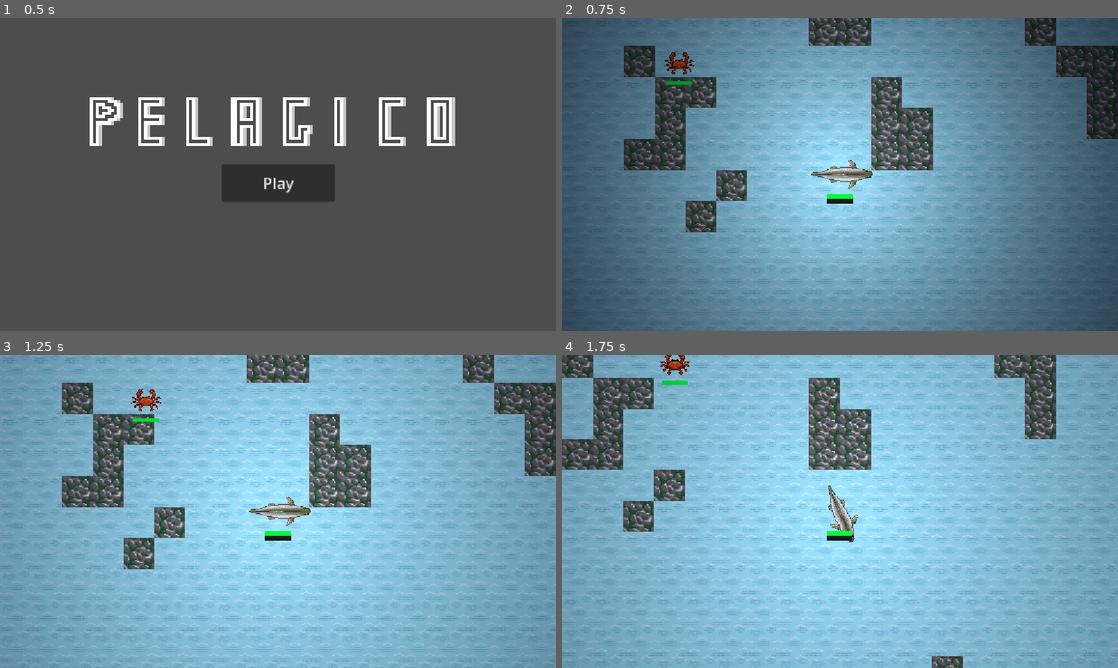
Above: before the commit, frames 1-4 (two rows, left to right).
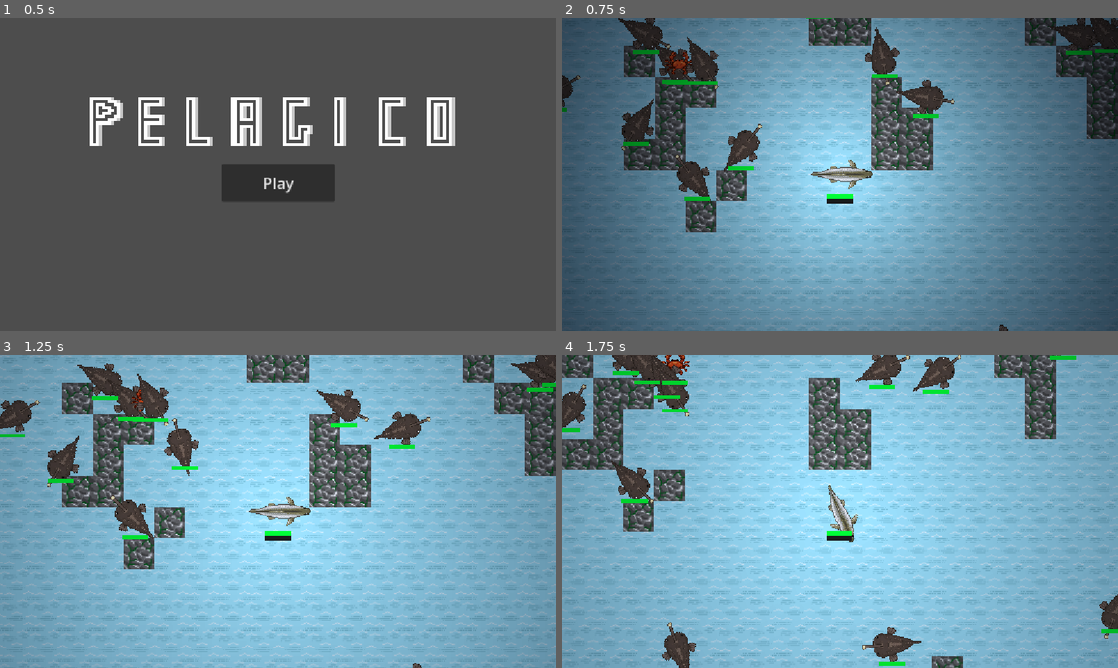
Above: after the commit, the same moments.

Repository: vincentchen18/Pelagico
Game: Godot game, scene res://menu.tscn
Two runs of this game, one before a commit and one after it. Both use one fixed random seed, a clock stepped at 60 frames per second and the inputs below.
Inputs (mouse positions are in pixels of both pictures, inside the frame that each line leads up to):
- Up to frame 1 (0.5 s): no input
- Up to frame 2 (0.75 s): click "Play" at 0.5 s
- Up to frame 3 (1.25 s): no input
- Up to frame 4 (1.75 s): tap Enter at 1.25 s; move the mouse to (962, 495) at 1.27 s; hold Right (right) from 1.28 s (still down); tap F (dash) at 1.35 s; click (962, 495) at 1.42 s

Frame 1 is identical in both runs. In frame 2, 5.1% of the frame differs, in the area x 0-100%, y 0-100%; in frame 3, 5.2%; in frame 4, 4.7%.

Commit message:
start anglerfish (still broken rn );)

Diff:
--- a/Scripts/tile_map_layer.gd
+++ b/Scripts/tile_map_layer.gd
@@ -3,6 +3,8 @@
 var walltilepos = Vector2i(1,2)
 const CRAB = preload("res://enemys/crab.tscn")
 const SARDINE = preload("res://enemys/sardine.tscn")
+const ANGLERFISH = preload("res://enemys/anglerfish.tscn")
+
 const CRAB_CHANCE = 0.05
 const SARDINE_CHANCE = 0.04
 var worldmap: Dictionary = {}
@@ -12,6 +14,7 @@
 var world_seed := 0
 @export var player: Node2D
 @export var unload_dist := 4
+
 func _ready() -> void:
 	world_seed = randi()   # hardcode a fixed int here for a reproducible world
 	noise.noise_type = FastNoiseLite.TYPE_SIMPLEX
@@ -99,6 +102,7 @@
 		0:
 			pass
 		1:
+			if 1 == 1: spawn(ANGLERFISH, cell)
 			if cell_rng(globalx, globaly, 1).randf() < CRAB_CHANCE: spawn(CRAB, cell)
 		2:
 			if cell_rng(globalx, globaly, 1).randf() < CRAB_CHANCE: spawn(CRAB, cell)
--- /dev/null
+++ b/enemys/anglerfish.gd
@@ -0,0 +1,111 @@
+extends CharacterBody2D
+@export var speed := 50.0
+@export var scale_mult := 1.0
+@export var min_zone := 1
+@export var max_zone := 2
+@export var school_radius := 90.0
+@export var separation_dist := 24.0
+@export var turn_rate := 2.0
+@export var flee_radius := 150.0
+@export var flee_time := 0.8
+@export var flee_mult := 1.6
+
+@onready var sprite: AnimatedSprite2D = $AnimatedSprite2D
+@onready var healthbar = $health
+@onready var terrain = get_node("/root/ocean/TileMapLayer")
+@onready var player = get_node_or_null("/root/ocean/Player")
+
+@export var max_health := 200.0
+@export var damage := 50.0
+@export var hit_interval := 0.5
+var hit_cd := 0.0
+@export var regen_delay := 8.0
+@export var regen_amt := 0.1
+var since_hit := 999.0
+
+var heading := Vector2.RIGHT
+var flee_timer := 0.0
+var flee_dir := Vector2.RIGHT
+
+func hit(amount):
+	healthbar.take_damage(amount)
+	since_hit = 0.0
+	flee_timer = flee_time
+	if healthbar.health <= 0:
+		die()
+
+func _ready() -> void:
+	healthbar.max_health = max_health
+	healthbar.health = max_health
+	healthbar.update_bar()
+	scale = Vector2.ONE * scale_mult
+	add_to_group("enemy")
+	add_to_group("anglerfish")
+	heading = Vector2.RIGHT.rotated(randf_range(0, TAU))
+
+func _physics_process(delta: float) -> void:
+	since_hit += delta
+	if since_hit >= regen_delay and healthbar.health < healthbar.max_health:
+		healthbar.heal(healthbar.max_health * regen_amt * delta)
+
+	flee_timer = max(flee_timer - delta, 0.0)
+
+	if player and global_position.distance_to(player.global_position) < flee_radius:
+		flee_dir = (global_position - player.global_position).normalized()
+		flee_timer = flee_time
+
+	var target := _school_heading()
+	if flee_timer > 0.0:
+		target = flee_dir
+	hit_cd = max(hit_cd - delta, 0.0)
+	if hit_cd <= 0.0:
+		for body in $attackHitbox.get_overlapping_bodies():
+			if body.has_method("hit"):
+				body.hit(damage)
+				hit_cd = hit_interval
+				break
+	heading = heading.lerp(target, turn_rate * delta).normalized()
+
+	var spd := speed * (flee_mult if flee_timer > 0.0 else 1.0)
+	velocity = heading * spd
+	move_and_slide()
+
+	if is_on_wall() or _zone_ahead() < min_zone or _zone_ahead() > max_zone:
+		heading = -heading
+
+	rotation = heading.angle()
+	sprite.flip_v = absf(heading.angle()) > PI / 2
+
+func _school_heading() -> Vector2:
+	var cohesion := Vector2.ZERO
+	var separation := Vector2.ZERO
+	var alignment := Vector2.ZERO
+	var n := 0
+	for other in get_tree().get_nodes_in_group("sardine"):
+		if other == self:
+			continue
+		var offset: Vector2 = other.global_position - global_position
+		var d := offset.length()
+		if d < school_radius:
+			cohesion += other.global_position
+			alignment += other.heading
+			if d < separation_dist and d > 0.0:
+				separation -= offset / d
+			n += 1
+	if n == 0:
+		return heading
+	cohesion = (cohesion / n - global_position).normalized()
+	alignment = (alignment / n).normalized()
+	return (cohesion * 0.6 + alignment * 0.8 + separation * 1.4).normalized()
+
+func _zone_ahead() -> int:
+	var ahead = global_position + heading * 24.0
+	var t = terrain.local_to_map(terrain.to_local(ahead))
+	return terrain.zone_index(t.x, t.y)
+
+func die():
+	var xpbar = get_node_or_null("/root/ocean/Player/xpbar")
+	if xpbar:
+		xpbar.gain_xp(2.0)
+		xpbar.update_bar()
+	queue_free()
--- /dev/null
+++ b/enemys/anglerfish.tscn
@@ -0,0 +1,50 @@
+[gd_scene format=3 uid="uid://drj8smn6stqp4"]
+
+[ext_resource type="Script" uid="uid://dodsmwjsrevgp" path="res://enemys/anglerfish.gd" id="1_3n1vd"]
+[ext_resource type="Texture2D" uid="uid://dbn0othnomtr5" path="res://Assets/anglerfish.png" id="1_dj11o"]
+[ext_resource type="Script" uid="uid://dv0tsc8q1rh1d" path="res://enemys/anglerhealth.gd" id="3_3n1vd"]
+
+[sub_resource type="SpriteFrames" id="SpriteFrames_br8fx"]
+animations = [{
+"frames": [{
+"duration": 1.0,
+"texture": ExtResource("1_dj11o")
+}],
+"loop": 1,
+"name": &"default",
+"speed": 5.0
+}]
+
+[sub_resource type="RectangleShape2D" id="RectangleShape2D_wad7g"]
+size = Vector2(24, 24)
+
+[sub_resource type="RectangleShape2D" id="RectangleShape2D_br8fx"]
+size = Vector2(26, 26)
+
+[node name="sardine" type="CharacterBody2D" unique_id=522453425]
+collision_layer = 4
+collision_mask = 3
+script = ExtResource("1_3n1vd")
+
+[node name="AnimatedSprite2D" type="AnimatedSprite2D" parent="." unique_id=1827616383]
+rotation = 3.1415927
+scale = Vector2(0.05, 0.05)
+sprite_frames = SubResource("SpriteFrames_br8fx")
+
+[node name="CollisionShape2D" type="CollisionShape2D" parent="." unique_id=1405066182]
+shape = SubResource("RectangleShape2D_wad7g")
+
+[node name="health" type="ProgressBar" parent="." unique_id=1012203974]
+offset_right = 27.0
+offset_bottom = 4.0
+max_value = 20.0
+show_percentage = false
+script = ExtResource("3_3n1vd")
+
+[node name="attackHitbox" type="Area2D" parent="." unique_id=33987728]
+collision_layer = 0
+
+[node name="CollisionShape2D" type="CollisionShape2D" parent="attackHitbox" unique_id=1696018257]
+shape = SubResource("RectangleShape2D_br8fx")
+
+[connection signal="body_entered" from="attackHitbox" to="." method="_on_attack_hitbox_body_entered"]
--- /dev/null
+++ b/enemys/anglerhealth.gd
@@ -0,0 +1,33 @@
+extends ProgressBar
+
+var max_health := 200.0
+var health := max_health
+
+func take_damage(amount):
+	health = clamp(health-amount, 0, max_health)
+	update_bar()
+
+func heal(amount):
+	health = clamp(health+amount, 0, max_health)
+	update_bar()
+
+# Called when the node enters the scene tree for the first time.
+func _ready() -> void:
+	top_level = true
+	var fill := StyleBoxFlat.new()
+	fill.bg_color = Color(0.2, 0.8, 0.3)
+	add_theme_stylebox_override("fill", fill)
+
+	var bg := StyleBoxFlat.new()
+	bg.bg_color = Color(0.1, 0.1, 0.1)
+	add_theme_stylebox_override("background", bg)
+	update_bar()
+func update_bar():
+	value = health
+	var t := float(health) / max_health
+	var fill := StyleBoxFlat.new()
+	fill.bg_color = Color(1.0 - t, t, 0.2)  # make red->green as health go up
+	add_theme_stylebox_override("fill", fill)
+
+func _physics_process(_delta: float) -> void:
+	position = get_parent().get_node("AnimatedSprite2D").global_position + Vector2(-13, 20)
Not shown, added: enemys/anglerfish.gd.uid
Not shown, added: enemys/anglerhealth.gd.uid
Not shown, added: export_presets.cfg
